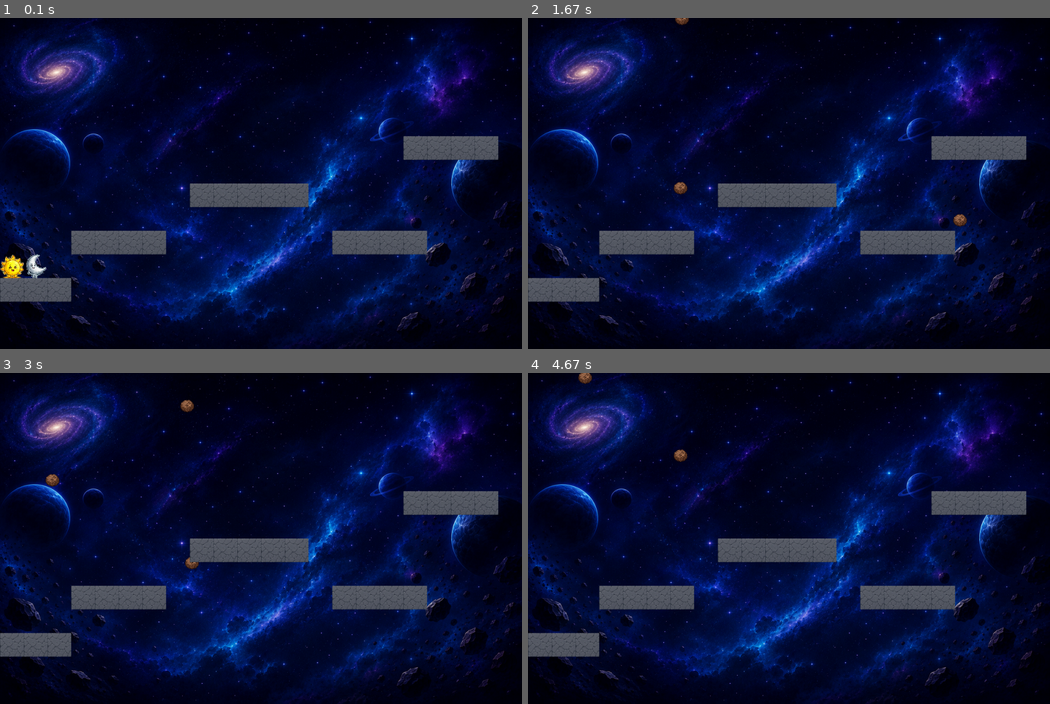
Above: before the commit, frames 1-4 (two rows, left to right).
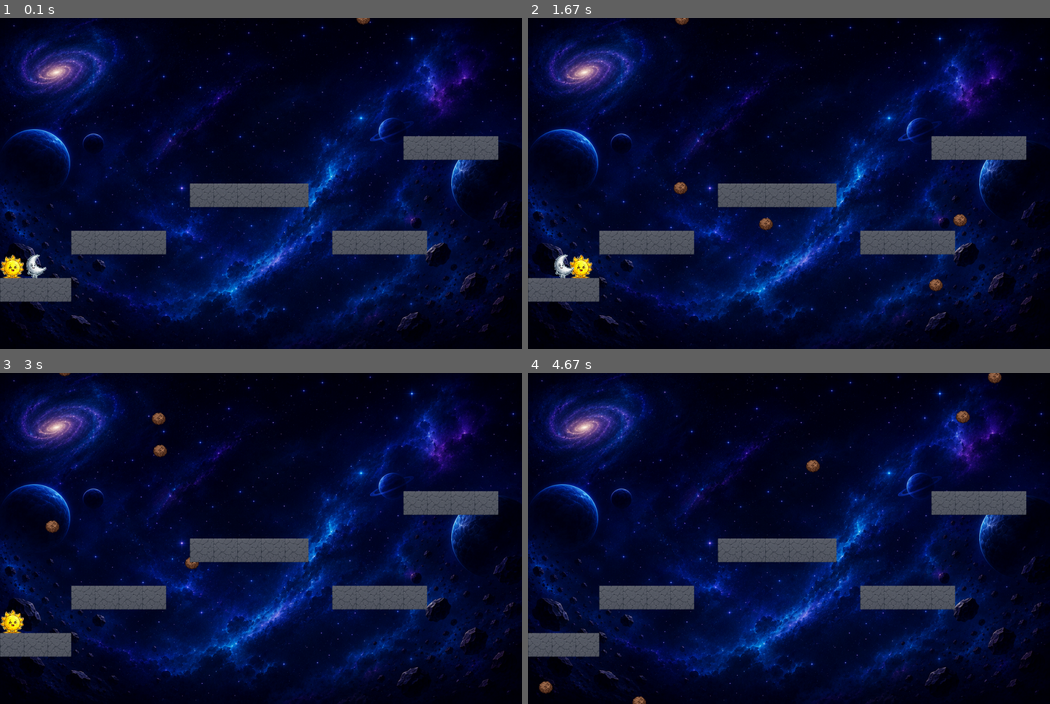
Above: after the commit, the same moments.

Repository: biancarh/PyGame--Bianca-Habr-Adria-Mendes-Marina-Abreu
Game: pygame game, started from Documento mestre.py
Same seed, same stepped clock (60 frames per second), same inputs: the game is played once before the commit and once after it.
Inputs:
- Up to frame 1 (0.1 s): no input
- Up to frame 2 (1.67 s): hold D 0.33-0.8 s; hold Right 0.33-0.8 s; hold Right 0.83-1.3 s; hold D 0.83-1.3 s; hold Up 1.33-1.63 s; hold W 1.33-1.63 s
- Up to frame 3 (3 s): hold Right 1.67-2.13 s; hold D 1.67-2.13 s; hold Left 2.17-2.7 s; hold A 2.17-2.7 s; hold Left from 2.73 s (still down); hold A from 2.73 s (still down)
- Up to frame 4 (4.67 s): release Left at 3.13 s; release A at 3.13 s; hold Right 3.57-4.2 s; hold D 3.57-4.2 s; hold Left from 4.23 s (still down); hold A from 4.23 s (still down)

The runs differ from the first frame. In frame 1, less than 0.1% of the frame differs, in the area x 68-71%, y 0-2%; in frame 2, 0.5%; in frame 3, 0.6%, in the area x 0-38%, y 0-79%; in frame 4, 0.5%.

Commit message:
Morte do abismo

Diff:
--- a/fase1_screen.py
+++ b/fase1_screen.py
@@ -124,6 +124,9 @@
             # Inicializa velocidades
             self.speedx = 0
             self.speedy = 0
+
+            self.init_column = column
+            self.init_row = row
 
             # Define altura no mapa
             # Essa variável sempre conterá a maior altura alcançada pelo jogador
@@ -187,6 +190,14 @@
                 elif self.speedx < 0:
                     self.rect.left = collision.rect.right
 
+        def reset_position_sun(self):
+            self.rect.x = self.init_column * TILE_SIZE
+            self.rect.bottom = self.init_row * TILE_SIZE
+
+            # Inicializa velocidades
+            # self.speedx = 0
+            # self.speedy = 0
+
         # Método que faz o personagem pular
         def jump(self):
             # Só pode pular se ainda não estiver pulando ou caindo
@@ -217,6 +228,8 @@
 
             # Guarda os grupos de sprites para tratar as colisões
             self.blocks = blocks
+            self.init_column = column
+            self.init_row = row
 
             # Posiciona o personagem
             # row é o índice da linha embaixo do personagem
@@ -231,6 +244,14 @@
             # Essa variável sempre conterá a maior altura alcançada pelo jogador
             # antes de começar a cair
             self.highest_y = self.rect.bottom
+
+        def reset_position_moon(self):
+            self.rect.x = self.init_column * TILE_SIZE
+            self.rect.bottom = self.init_row * TILE_SIZE
+
+            # # Inicializa velocidades
+            # self.speedx = 0
+            # self.speedy = 0
 
         # Metodo que atualiza a posição do personagem
         def update(self):
@@ -411,7 +432,7 @@
     platforms = pygame.sprite.Group()
 
     # Criando os meteoros
-    for i in range(3):
+    for i in range(5):
         meteor = Meteor(assets)
         all_sprites.add(meteor)
         all_meteors.add(meteor)
@@ -421,8 +442,8 @@
     # de onde ele está vindo
 
     # Cria Sprite do jogador
-    player_sun = Sun(assets[SUN_IMG], 12, 0, platforms) #Sol
-    player_moon = Moon(assets[MOON_IMG], 12, 1, platforms) #Lua
+    player_sun = Sun(assets[SUN_IMG], 11, 0, platforms) #Sol
+    player_moon = Moon(assets[MOON_IMG], 11, 1, platforms) #Lua
 
     # Cria tiles de acordo com o mapa
     for row in range(len(MAP)):
@@ -497,8 +518,24 @@
         all_sprites.update()
 
         if state == PLAYING:
+
+            if player_moon.rect.y > HEIGHT and lives_moon > 1:
+                lives_moon -= 1
+                player_moon.reset_position_moon()
+
+            if player_sun.rect.y > HEIGHT and lives_sun > 1:
+                lives_sun -= 1
+                player_sun.reset_position_sun()
+
             # Verifica se houve colisão entre LUA e meteoro
             hits = pygame.sprite.spritecollide(player_moon, all_meteors, True, pygame.sprite.collide_mask)
+            for meteor in hits: # As chaves são os elementos do primeiro grupo (meteoros) que colidiram com alguma bala
+                # O meteoro e destruido e precisa ser recriado
+                #assets['destroy_sound'].play()
+                m = Meteor(assets)
+                all_sprites.add(m)
+                all_meteors.add(m)
+
             if len(hits) > 0:
                 # Toca o som da colisão
                 #assets['boom_sound'].play()
@@ -513,6 +550,13 @@
 
             # Verifica se houve colisão entre SOL e meteoro
             hits = pygame.sprite.spritecollide(player_sun, all_meteors, True, pygame.sprite.collide_mask)
+            for meteor in hits: # As chaves são os elementos do primeiro grupo (meteoros) que colidiram com alguma bala
+                # O meteoro e destruido e precisa ser recriado
+                #assets['destroy_sound'].play()
+                m = Meteor(assets)
+                all_sprites.add(m)
+                all_meteors.add(m)
+
             if len(hits) > 0:
                 # Toca o som da colisão
                 #assets['boom_sound'].play()
